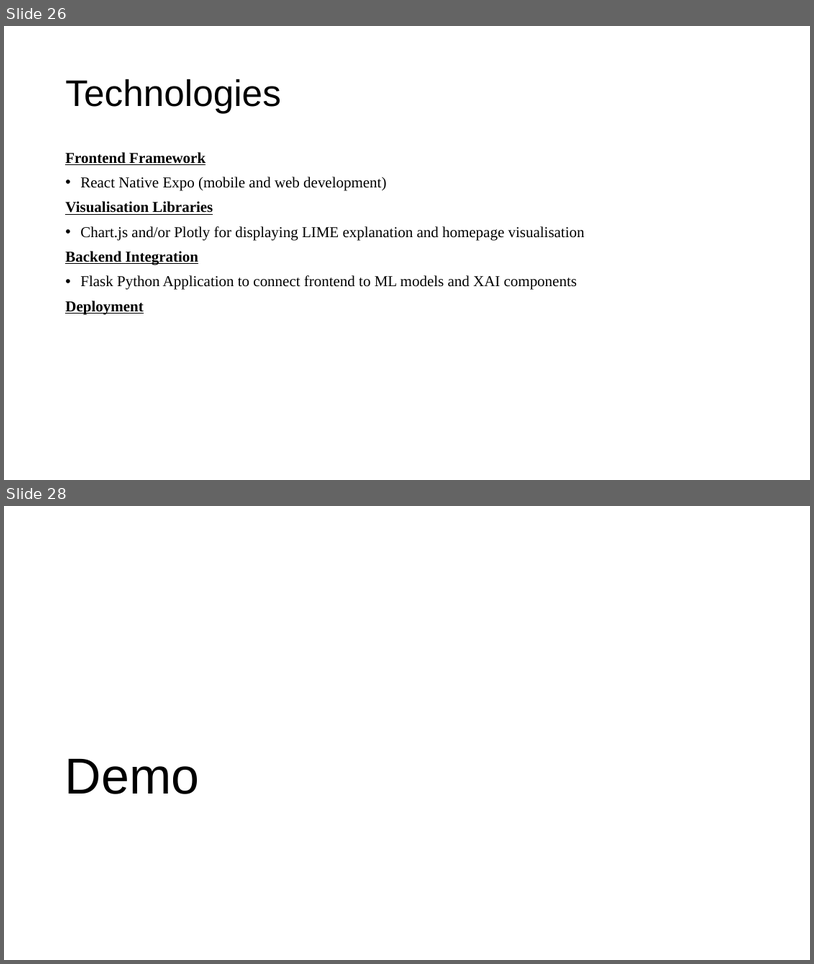
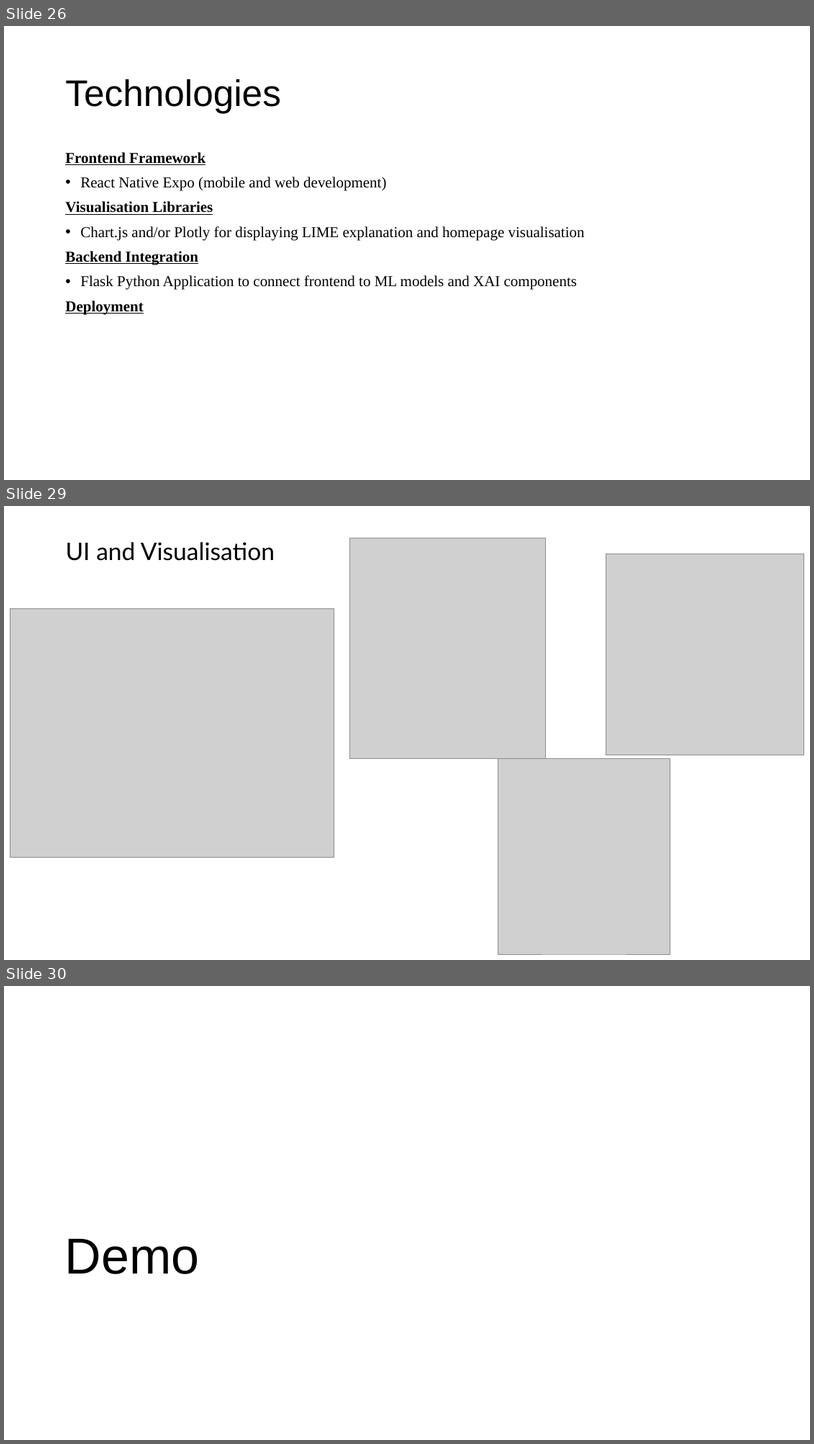
Before and after one commit to TayyebaSadaq/Diabetes-Prediction-using-Machine-Learning-and-Explainable-AI-Techniques, a slide deck: Diabetes Prediction with Machine Learning (ML).pptx. Shown one above the other, each under a label of ours: slides 26 and 28 before the commit, slides 26, 29 and 30 after it; the slides between them are not shown. The pictures are 814x964 and 814x1444 pixels, drawn with LibreOffice and Linux fonts; fonts in the diff are those of the drawing; grey boxes stand for pictures. Boxes give left, top, right and bottom in pixels: in the first picture for what was removed or moved away, otherwise in the second. Text is boxed around its words. In the diff, an @@ line names an element or a change of style, - is before the commit and + after.

```diff
--- a/Diabetes Prediction with Machine Learning (ML).pptx
+++ b/Diabetes Prediction with Machine Learning (ML).pptx
@@ slide 29 added at bbox=[4, 506, 810, 960], background #FFFFFF @@
@@ title added at bbox=[66, 542, 275, 561], 28.8 pt, text #000000 @@
+UI and Visualisation
@@ picture added at bbox=[350, 538, 546, 759] @@
@@ picture added at bbox=[607, 554, 805, 754] @@
@@ picture added at bbox=[10, 608, 334, 857] @@
@@ picture added at bbox=[499, 759, 671, 955] @@
@@ what was slide 28 is now slide 30 @@
```
Also in this commit, not shown: 2 other slides added, 1 slide removed, 9 other files.
